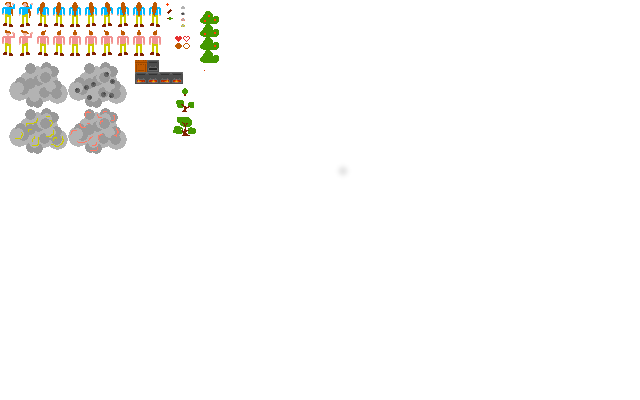
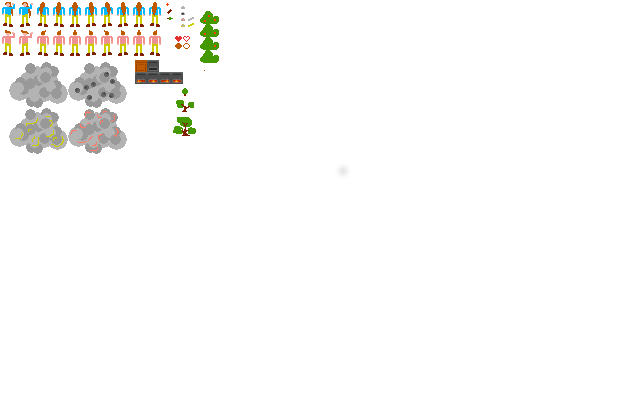
The second (640, 400) image is a revision of the first. Changes to its layers:
painted on "Hintergrund" over [188,17,194,27]
